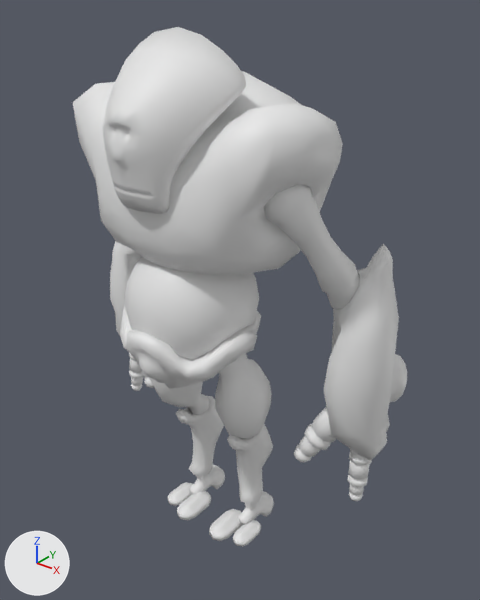
Before and after pictures for a commit that changed the Blender file BlendFiles/Golem_Rigging.blend.
Before and after are seen from a camera (50 mm lens) standing at (2.84, -3.14, 4.08) and looking at (0.15, 0.23, 1.99). The lights are fixed; the arrows at lower left show +X, +Y and +Z.

In view in the first picture: 'Body_Clean', 'Head_Clean'.
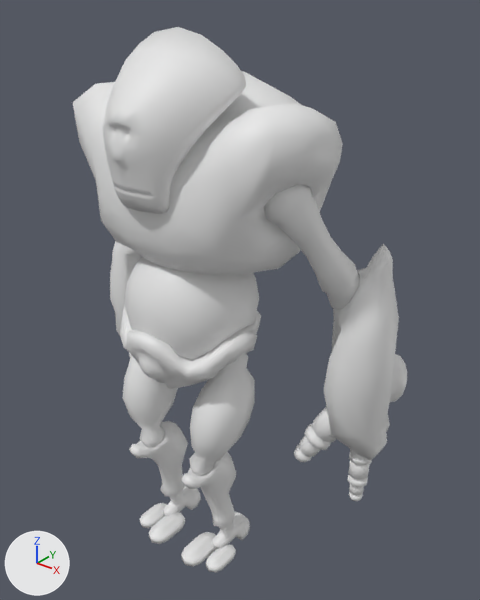
Edits to the scene script, one JSON object a line:
```json
{"block": "me_plane_002", "where": "me_plane_002.from_pydata(...)  # 1632 vertices, 1643 faces; spans x 0.0..1.34, y -0.63..0.83, z 0.0..3.57"}
{"block": "me_plane_002", "where": "# used by ob_body_clean; location = (0.0, 0.0, 0.0)"}
{"block": "me_plane_002", "change": "me_plane_002 part 1: the loose piece of 90 vertices spanning x 0.15..0.53, y -0.2..0.29, z 0.83..1.8 is turned -39.2 degrees about the x axis through its middle, then moved by (0.0, -0.25, 0.02)"}
{"block": "me_plane_002", "change": "me_plane_002 part 2: the loose piece of 132 vertices spanning x 0.11..0.39, y -0.03..0.45, z 0.22..0.98 is turned 14.6 degrees about the x axis through its middle, then moved by (0.0, -0.43, 0.02)"}
{"block": "me_plane_002", "change": "me_plane_002 part 3: the loose piece of 54 vertices spanning x 0.29..0.43, y -0.09..0.2, z 0.0..0.08 is moved by (0.0, -0.33, 0.0)"}
{"block": "me_plane_002", "change": "me_plane_002 part 4: the loose piece of 54 vertices spanning x 0.09..0.27, y -0.15..0.19, z 0.0..0.09 is moved by (0.0, -0.33, 0.0)"}
{"block": "me_plane_002", "change": "me_plane_002 part 5: the loose piece of 106 vertices spanning x 0.17..0.37, y 0.09..0.47, z 0.0..0.29 is moved by (0.0, -0.33, 0.0)"}
```

Where the change shows, as pixel boxes [x1, y1, x2, y2] in the pictures (480 x 600 px; the box of a moved part takes in the faces that stretch with it):
```json
{"object": "Body_Clean", "change": "reshaped", "before": [73, 71, 407, 547], "after": [73, 71, 407, 573]}
{"part": 1, "of": "me_plane_002", "change": "moved or reshaped", "before": [149, 354, 272, 439], "after": [122, 354, 255, 476]}
{"part": 2, "of": "me_plane_002", "change": "moved or reshaped", "before": [176, 396, 273, 504], "after": [129, 421, 236, 528]}
{"part": 3, "of": "me_plane_002", "change": "moved or reshaped", "before": [168, 482, 261, 547], "after": [140, 503, 236, 573]}
{"part": 4, "of": "me_plane_002", "change": "moved or reshaped", "before": [177, 491, 242, 541], "after": [149, 512, 216, 567]}
{"part": 5, "of": "me_plane_002", "change": "moved or reshaped", "before": [189, 464, 274, 524], "after": [163, 486, 250, 549]}
```
